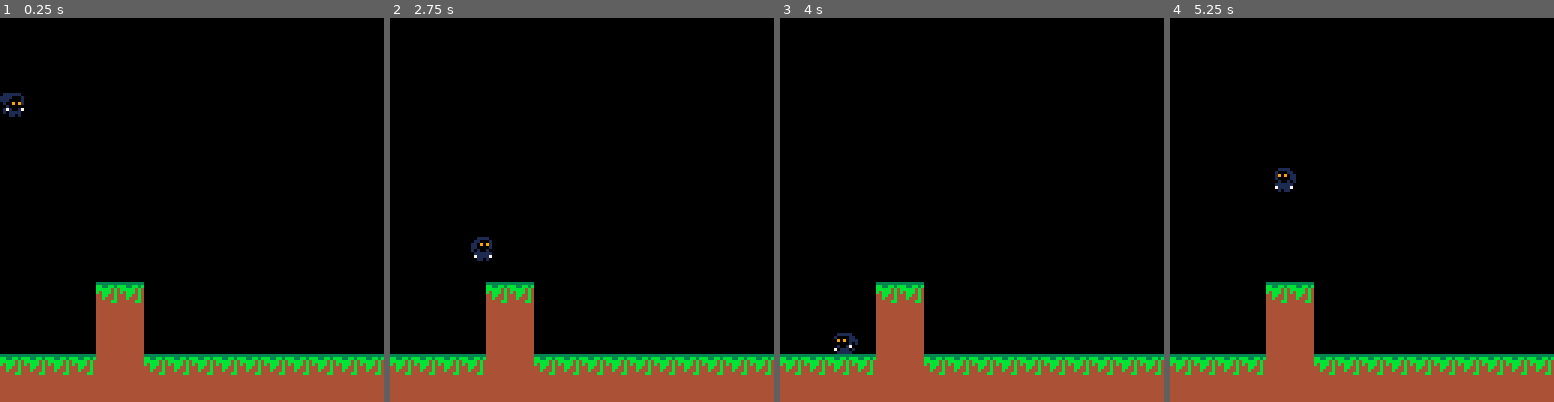
Above: before the commit, frames 1-4 (left to right).
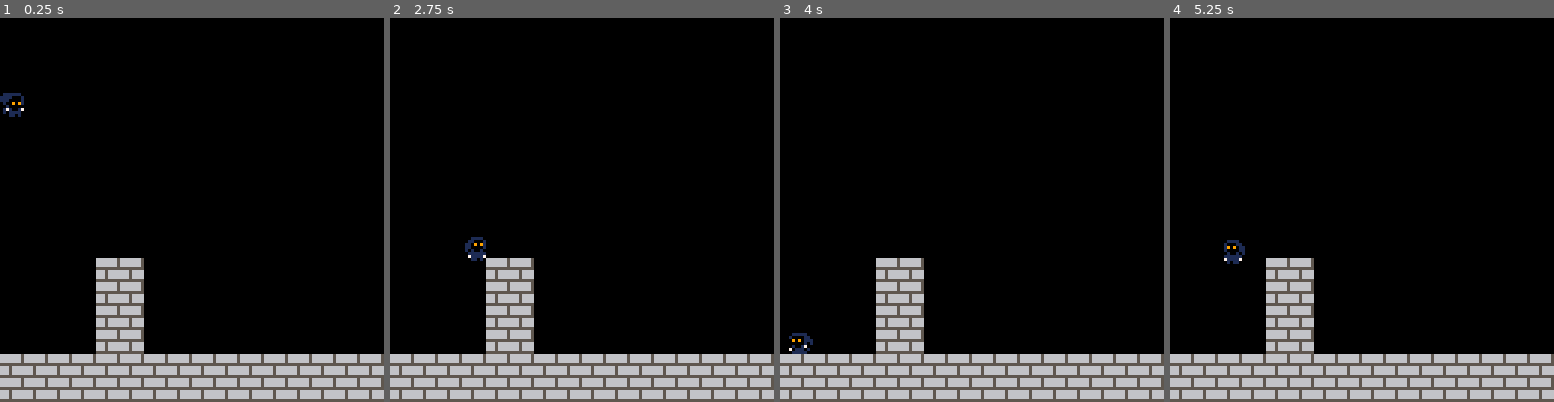
Above: after the commit, the same moments.

Repository: gTutini/micromages-pico8-clone
Game: PICO-8 cartridge micromages.p8
The game is run twice, just before and just after one commit, with the same random seed, the same clock (stepped at 60 frames per second) and the same inputs.
Inputs:
- Up to frame 1 (0.25 s): no input
- Up to frame 2 (2.75 s): tap X (X key) at 0.33, 1.07, 1.85 s; tap O (Z key) at 0.7, 1.7, 2.1, 2.5 s; hold Right 1.6-2.1 s; hold Up 2.15-2.42 s; hold Right from 2.47 s (still down)
- Up to frame 3 (4 s): tap O (Z key) at 2.9, 3.3, 3.7 s; tap X (X key) at 2.97 s; release Right at 3.03 s; hold Left 3.08-3.58 s; hold Down 3.63-3.97 s
- Up to frame 4 (5.25 s): hold Right 4.02-4.68 s; tap X (X key) at 4.08, 5.2 s; tap O (Z key) at 4.1, 4.5, 4.9 s; hold Up 4.73-5.03 s; hold Left from 5.08 s (still down)

The runs differ from the first frame. In frame 1, 16% of the frame differs, in the area x 0-100%, y 62-100%; in frame 2, 16%; in frame 3, 16%; in frame 4, 16%, in the area x 0-100%, y 39-100%.

Commit message:
added shooting animations

Diff:
--- a/micromages.p8
+++ b/micromages.p8
@@ -54,6 +54,9 @@
 		if frm > 4 then
 			frm=0
 		end
+	elseif (btn(5) and btn(2)) then frm=8
+	elseif (btn(5) and btn(3)) then frm=9
+	elseif (btn(5)) then frm=7
 	else
 		frm=0
 	end
@@ -140,7 +143,7 @@
 
 
 __gff__
-0000000000000000000000000000000000000000000000000000000000000000010000000000000000000000000000000100000000000000000000000000000000000000000000000000000000000000000000000000000000000000000000000000000000000000000000000000000000000000000000000000000000000000
+0000000000000000000000000000000000000000000000000000000000000000010001010000000000000000000000000100010100000000000000000000000000000000000000000000000000000000000000000000000000000000000000000000000000000000000000000000000000000000000000000000000000000000
 0000000000000000000000000000000000000000000000000000000000000000000000000000000000000000000000000000000000000000000000000000000000000000000000000000000000000000000000000000000000000000000000000000000000000000000000000000000000000000000000000000000000000000
 __map__
 0000000000000000000000000000000000000000000000000000000000000000000000000000000000000000000000000000000000000000000000000000000000000000000000000000000000000000000000000000000000000000000000000000000000000000000000000000000000000000000000000000000000000000
@@ -153,9 +156,9 @@
 0000000000000000000000000000000000000000000000000000000000000000000000000000000000000000000000000000000000000000000000000000000000000000000000000000000000000000000000000000000000000000000000000000000000000000000000000000000000000000000000000000000000000000
 0000000000000000000000000000000000000000000000000000000000000000000000000000000000000000000000000000000000000000000000000000000000000000000000000000000000000000000000000000000000000000000000000000000000000000000000000000000000000000000000000000000000000000
 0000000000000000000000000000000000000000000000000000000000000000000000000000000000000000000000000000000000000000000000000000000000000000000000000000000000000000000000000000000000000000000000000000000000000000000000000000000000000000000000000000000000000000
-0000000000000000000000000000000000000000000000000000000000000000000000000000000000000000000000000000000000000000000000000000000000000000000000000000000000000000000000000000000000000000000000000000000000000000000000000000000000000000000000000000000000000000
-0000000020200000000000000000000000000000000000000000000000000000000000000000000000000000000000000000000000000000000000000000000000000000000000000000000000000000000000000000000000000000000000000000000000000000000000000000000000000000000000000000000000000000
-0000000030300000000000000000000000000000000000000000000000000000000000000000000000000000000000000000000000000000000000000000000000000000000000000000000000000000000000000000000000000000000000000000000000000000000000000000000000000000000000000000000000000000
-0000000030300000000000000000000000000000000000000000000000000000000000000000000000000000000000000000000000000000000000000000000000000000000000000000000000000000000000000000000000000000000000000000000000000000000000000000000000000000000000000000000000000000
-2020202030302020202020202020202000000000000000000000000000000000000000000000000000000000000000000000000000000000000000000000000000000000000000000000000000000000000000000000000000000000000000000000000000000000000000000000000000000000000000000000000000000000
-3030303030303030303030303030303000000000000000000000000000000000000000000000000000000000000000000000000000000000000000000000000000000000000000000000000000000000000000000000000000000000000000000000000000000000000000000000000000000000000000000000000000000000
+0000000022230000000000000000000000000000000000000000000000000000000000000000000000000000000000000000000000000000000000000000000000000000000000000000000000000000000000000000000000000000000000000000000000000000000000000000000000000000000000000000000000000000
+0000000032330000000000000000000000000000000000000000000000000000000000000000000000000000000000000000000000000000000000000000000000000000000000000000000000000000000000000000000000000000000000000000000000000000000000000000000000000000000000000000000000000000
+0000000022230000000000000000000000000000000000000000000000000000000000000000000000000000000000000000000000000000000000000000000000000000000000000000000000000000000000000000000000000000000000000000000000000000000000000000000000000000000000000000000000000000
+0000000032330000000000000000000000000000000000000000000000000000000000000000000000000000000000000000000000000000000000000000000000000000000000000000000000000000000000000000000000000000000000000000000000000000000000000000000000000000000000000000000000000000
+2223222322232223222322232223222300000000000000000000000000000000000000000000000000000000000000000000000000000000000000000000000000000000000000000000000000000000000000000000000000000000000000000000000000000000000000000000000000000000000000000000000000000000
+3233323332333233323332333233323300000000000000000000000000000000000000000000000000000000000000000000000000000000000000000000000000000000000000000000000000000000000000000000000000000000000000000000000000000000000000000000000000000000000000000000000000000000
Not shown, changed: 24 lines of the sprite sheet (__gfx__) section of micromages.p8
